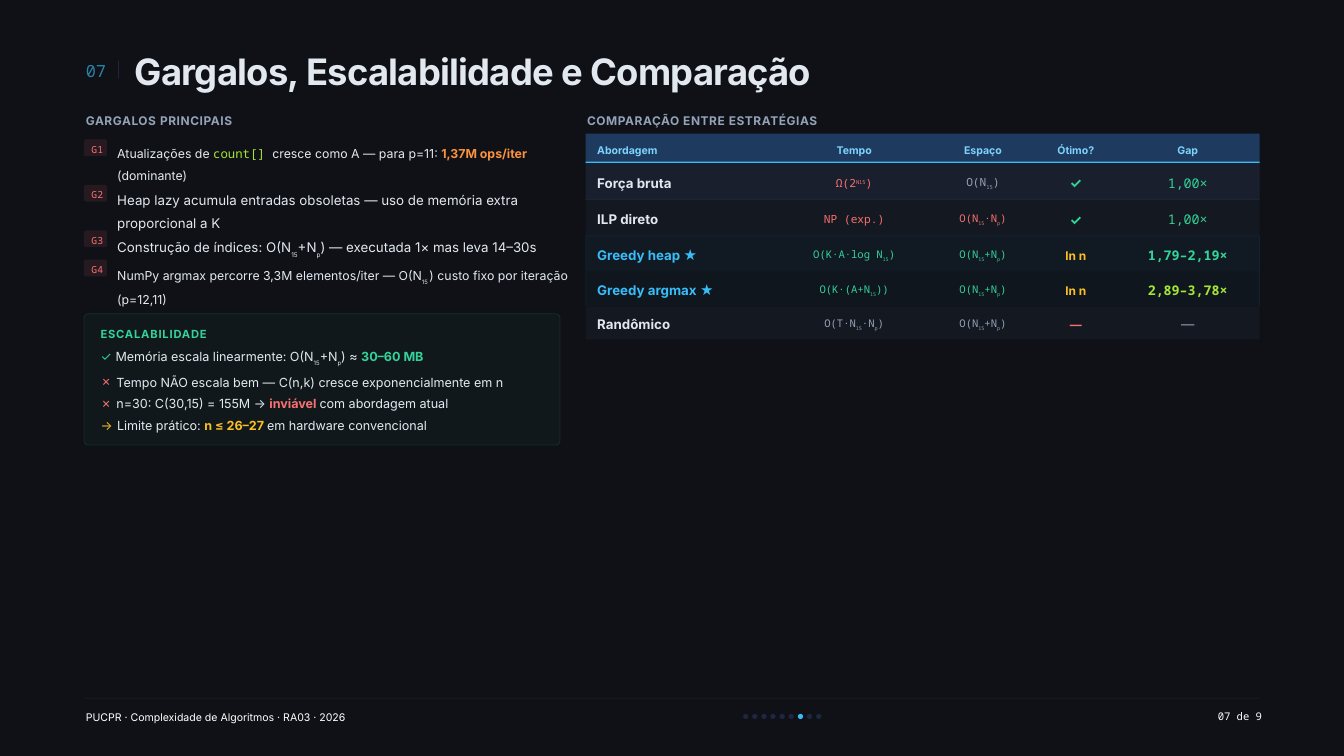
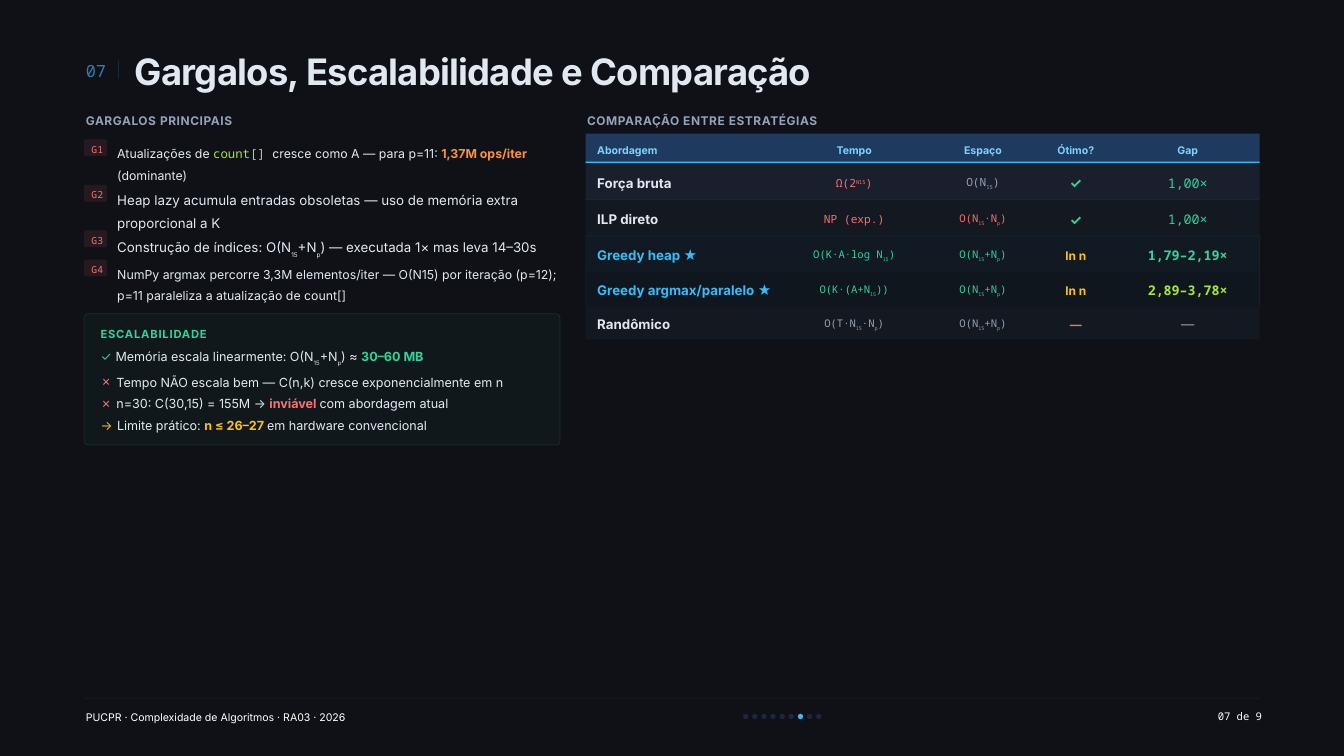
Before and after one commit to cyberfika/SCP_RA03, a slide deck: slide 8 of docs/SCP_RA03.pptx. Drawn at 1344x756 pixels with LibreOffice and Linux fonts; fonts in the diff are those of the drawing. Boxes give left, top, right and bottom in pixels: in the first picture for what was removed or moved away, otherwise in the second. Text is boxed around its words. In the diff, an @@ line names an element or a change of style, - is before the commit and + after.

Commit message:
Update greedy solver and main menu script with improved lower bound calculations and parallelized execution option for Program 1.

```diff
--- a/docs/SCP_RA03.pptx
+++ b/docs/SCP_RA03.pptx
@@ text at (x1=117, y1=269, x2=557, y2=303): text changed @@
-NumPy argmax percorre 3,3M elementos/iter — O(N15 ) custo fixo por iteração (p=12,11)
+NumPy argmax percorre 3,3M elementos/iter — O(N15) por iteração (p=12); p=11 paraleliza a atualização de count[]
@@ text at (x1=597, y1=285, x2=755, y2=298): text changed @@
-Greedy argmax ★
+Greedy argmax/paralelo ★
```
Also in this commit, not shown: 6 other slides changed, 7 other files.
